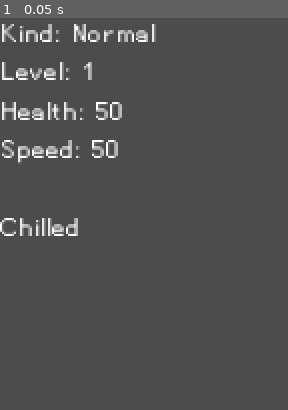
Above: before the commit, frame 1.
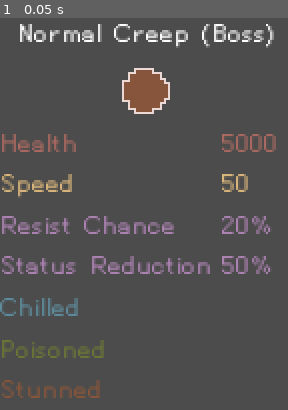
Above: after the commit, the same moment.

Repository: nolenroyalty/ReShape-TD
Game: Godot game, scene res://ui/IndividualCreepViewer.tscn
Two runs of this game, one before a commit and one after it. Both use one fixed random seed, a clock stepped at 60 frames per second and the inputs below. This scene is started directly instead of the project's main scene.
Inputs:
- Up to frame 1 (0.05 s): no input

The runs differ from the first frame. In frame 1, 12% of the frame differs, in the area x 0-96%, y 1-97%.
Error before the commit: Assertion failed: creep must be set before adding to scene! (res://ui/IndividualCreepViewer.gd:25)
Error after the commit: Assertion failed: creep must be set before adding to scene! (res://ui/IndividualCreepViewer.gd:72)

Commit message:
individual creep viewer tweaks

Diff:
--- a/Main.gd
+++ b/Main.gd
@@ -43,8 +43,7 @@
 	picker.connect("cancelled", self, "hide_reshape_upgrade_picker", [picker])
 
 func clear_individual_selection(only_if_this_one=null):
-	if individual_selection != null:
-
+	if individual_selection != null and is_instance_valid(individual_selection):
 		if only_if_this_one != null and only_if_this_one != individual_selection:
 			return
 
--- a/ui/IndividualCreepViewer.gd
+++ b/ui/IndividualCreepViewer.gd
@@ -2,20 +2,67 @@
 
 signal creep_freed
 
-onready var label = $Label
+# onready var label = $Label
+onready var title = $Title
+onready var health = $GridContainer/Health
+onready var speed = $GridContainer/Speed
+
+onready var resist_title = $GridContainer/ResistTitle
+onready var resist_text = $GridContainer/Resist
+onready var status_title = $GridContainer/StatusTitle
+onready var status_text = $GridContainer/StatusChance
+
+onready var chilled = $GridContainer/Statuses/Chilled
+onready var poisoned = $GridContainer/Statuses/Poisoned
+onready var stunned = $GridContainer/Statuses/Stunned
+
+
 var creep = null
 
 func init(creep_):
 	creep = creep_
 
 func set_text_for_creep():
-	var kind = "Kind: %s" % creep.KIND
-	var level = "Level: %s" % creep.level
-	var health = "Health: %s" % int(creep.health)
-	var speed = "Speed: %s" % int(creep.SPEED)
-	var status_effects = "\n".join(creep.get_status_effects())
-	var t = "\n".join([kind, level, health, speed, status_effects])
-	label.text = t
+	var suffix = " (Boss)" if creep.is_boss else ""
+	title.text = "%s Creep%s" % [creep.KIND, suffix]
+	health.text = "%s" % int(creep.health)
+	speed.text = "%s" % int(creep.determine_speed())
+
+	var resist_chance = creep.RESIST_CHANCE
+	var status_reduction = creep.STATUS_REDUCTION
+
+	if resist_chance == 0.0:
+		resist_title.hide()
+		resist_text.hide()
+	else:
+		resist_title.show()
+		resist_text.show()
+		resist_text.text = "%s%%" % int(resist_chance * 100)
+
+	if status_reduction == 1.0:
+		status_title.hide()
+		status_text.hide()
+	else:
+		status_title.show()
+		status_text.show()
+		status_text.text = "%s%%" % int((1 - status_reduction) * 100)
+
+	if creep.chilled: chilled.show()
+	else: chilled.hide()
+
+	if creep.poisoned: poisoned.show()
+	else: poisoned.hide()
+
+	if creep.stunned: stunned.show()
+	else: stunned.hide()
+
+	# # var kind = "Kind: %s" % creep.KIND
+	# var level = "Level: %s" % creep.level
+	# var health = "Health: %s" % int(creep.health)
+	# var speed = "Speed: %s" % int(creep.SPEED)
+	# var status_effects = "\n".join(creep.get_status_effects())
+	# var t = "\n".join([kind, level, health, speed, status_effects])
+	# label.text = t
 
 func creep_freed():
 	emit_signal("creep_freed")
--- a/ui/IndividualCreepViewer.tscn
+++ b/ui/IndividualCreepViewer.tscn
@@ -1,17 +1,114 @@
-[gd_scene load_steps=2 format=2]
+[gd_scene load_steps=3 format=2]
 
 [ext_resource path="res://ui/IndividualCreepViewer.gd" type="Script" id=1]
+[ext_resource path="res://creeps/sprites/normalboss.png" type="Texture" id=2]
 
 [node name="IndividualCreepViewer" type="Node2D"]
 script = ExtResource( 1 )
 
-[node name="Label" type="Label" parent="."]
+[node name="Title" type="Label" parent="."]
 margin_right = 128.0
-margin_bottom = 128.0
-text = "Kind: Normal
-Level: 1
-Health: 50
-Speed: 50
+margin_bottom = 14.0
+text = "Normal Creep (Boss)"
+align = 1
 
-Chilled
-"
+[node name="Sprite" type="Sprite" parent="."]
+position = Vector2( 64, 32 )
+texture = ExtResource( 2 )
+
+[node name="GridContainer" type="GridContainer" parent="."]
+margin_top = 48.0
+margin_right = 128.0
+margin_bottom = 144.0
+columns = 2
+
+[node name="HealthTitle" type="Label" parent="GridContainer"]
+margin_right = 91.0
+margin_bottom = 14.0
+size_flags_horizontal = 3
+custom_colors/font_color = Color( 0.662745, 0.411765, 0.376471, 1 )
+text = "Health"
+
+[node name="Health" type="Label" parent="GridContainer"]
+margin_left = 95.0
+margin_right = 128.0
+margin_bottom = 14.0
+size_flags_horizontal = 3
+custom_colors/font_color = Color( 0.662745, 0.411765, 0.376471, 1 )
+text = "5000"
+
+[node name="SpeedTitle" type="Label" parent="GridContainer"]
+margin_top = 18.0
+margin_right = 91.0
+margin_bottom = 32.0
+size_flags_horizontal = 3
+custom_colors/font_color = Color( 0.847059, 0.705882, 0.478431, 1 )
+text = "Speed"
+
+[node name="Speed" type="Label" parent="GridContainer"]
+margin_left = 95.0
+margin_top = 18.0
+margin_right = 128.0
+margin_bottom = 32.0
+size_flags_horizontal = 3
+custom_colors/font_color = Color( 0.847059, 0.705882, 0.478431, 1 )
+text = "50"
+
+[node name="ResistTitle" type="Label" parent="GridContainer"]
+margin_top = 36.0
+margin_right = 91.0
+margin_bottom = 50.0
+size_flags_horizontal = 3
+custom_colors/font_color = Color( 0.67451, 0.509804, 0.698039, 1 )
+text = "Resist Chance"
+
+[node name="Resist" type="Label" parent="GridContainer"]
+margin_left = 95.0
+margin_top = 36.0
+margin_right = 128.0
+margin_bottom = 50.0
+size_flags_horizontal = 3
+custom_colors/font_color = Color( 0.67451, 0.509804, 0.698039, 1 )
+text = "20%"
+
+[node name="StatusTitle" type="Label" parent="GridContainer"]
+margin_top = 54.0
+margin_right = 91.0
+margin_bottom = 68.0
+size_flags_horizontal = 3
+custom_colors/font_color = Color( 0.67451, 0.509804, 0.698039, 1 )
+text = "Status Reduction"
+
+[node name="StatusChance" type="Label" parent="GridContainer"]
+margin_left = 95.0
+margin_top = 54.0
+margin_right = 128.0
+margin_bottom = 68.0
+size_flags_horizontal = 3
+custom_colors/font_color = Color( 0.67451, 0.509804, 0.698039, 1 )
+text = "50%"
+
+[node name="Statuses" type="VBoxContainer" parent="GridContainer"]
+margin_top = 72.0
+margin_right = 91.0
+margin_bottom = 122.0
+
+[node name="Chilled" type="Label" parent="GridContainer/Statuses"]
+margin_right = 91.0
+margin_bottom = 14.0
+custom_colors/font_color = Color( 0.368627, 0.545098, 0.607843, 1 )
+text = "Chilled"
+
+[node name="Poisoned" type="Label" parent="GridContainer/Statuses"]
+margin_top = 18.0
+margin_right = 91.0
+margin_bottom = 32.0
+custom_colors/font_color = Color( 0.419608, 0.462745, 0.211765, 1 )
+text = "Poisoned"
+
+[node name="Stunned" type="Label" parent="GridContainer/Statuses"]
+margin_top = 36.0
+margin_right = 91.0
+margin_bottom = 50.0
+custom_colors/font_color = Color( 0.52549, 0.333333, 0.231373, 1 )
+text = "Stunned"
